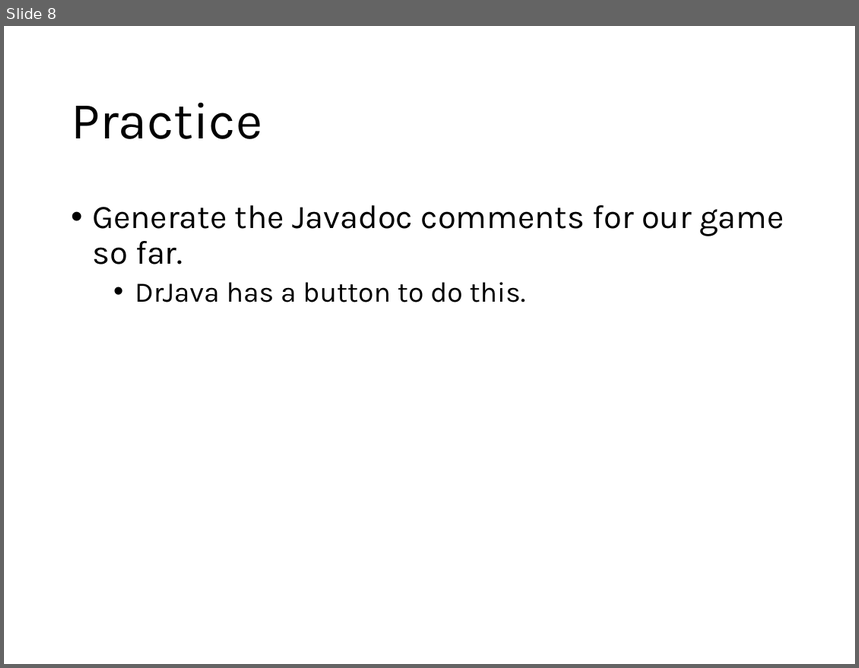
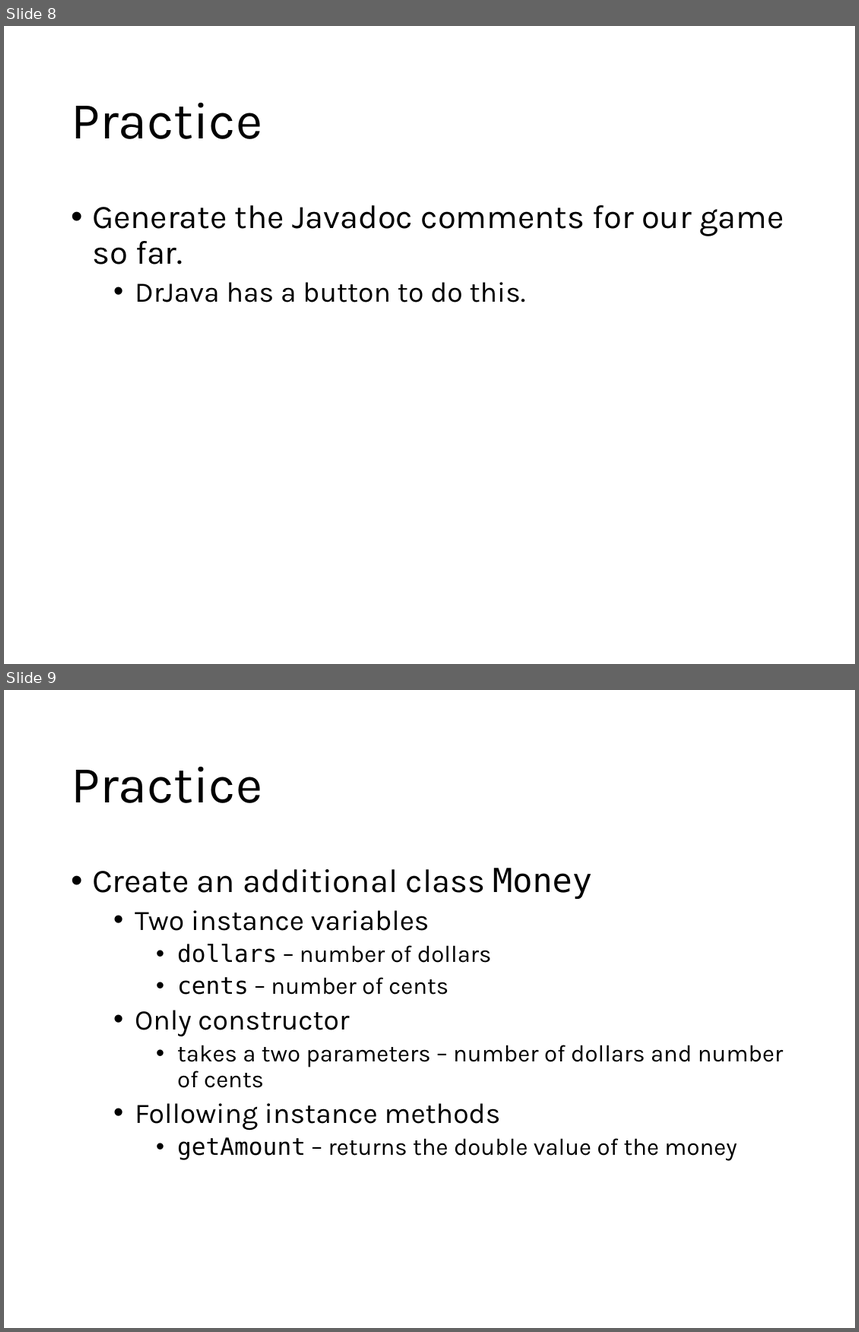
Before and after one commit to CSBSJU/CSCI-160, a slide deck: assets/slides/classes/slides.pptx. Shown one above the other, each under a label of ours: slide 8 before the commit, slides 8 and 9 after it. The pictures are 859x668 and 859x1332 pixels, drawn with LibreOffice and Linux fonts; fonts in the diff are those of the drawing. Boxes give left, top, right and bottom in pixels: in the first picture for what was removed or moved away, otherwise in the second. Text is boxed around its words. In the diff, an @@ line names an element or a change of style, - is before the commit and + after.

```diff
--- a/assets/slides/classes/slides.pptx
+++ b/assets/slides/classes/slides.pptx
@@ slide 9 added at <box>4,690,855,1328</box>, background #FFFFFF @@
@@ title added at <box>71,767,262,803</box>, 44 pt, text #000000 @@
+Practice
@@ text added at <box>92,868,783,1161</box>, 20 pt, text #000000 @@
+• Create an additional class Money
+  • Two instance variables
+    • dollars – number of dollars
+    • cents – number of cents
+  • Only constructor
+    • takes a two parameters – number of dollars and number of cents
+  • Following instance methods
+    • getAmount – returns the double value of the money
```
Also in this commit, not shown: 2 slides changed, 1 other slide added.
